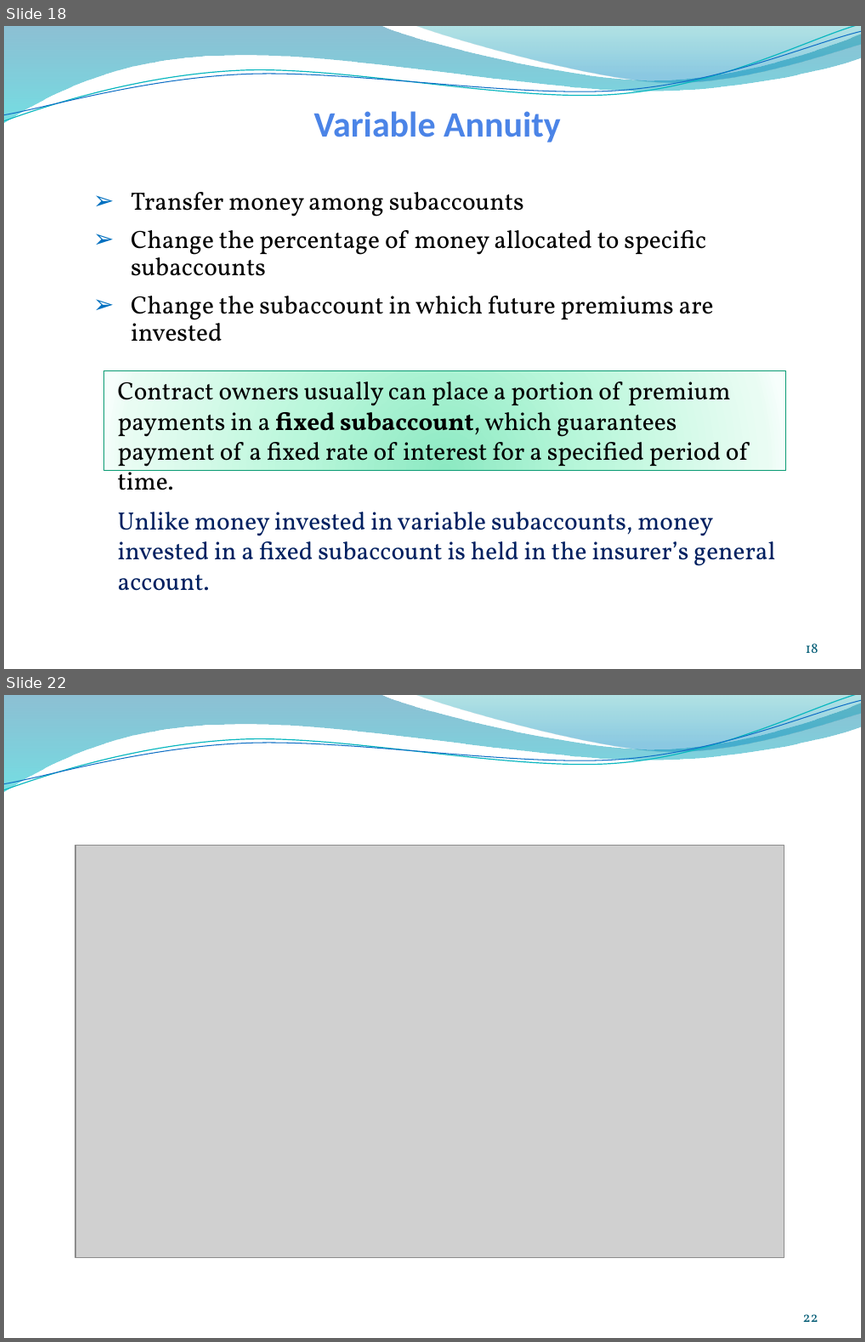
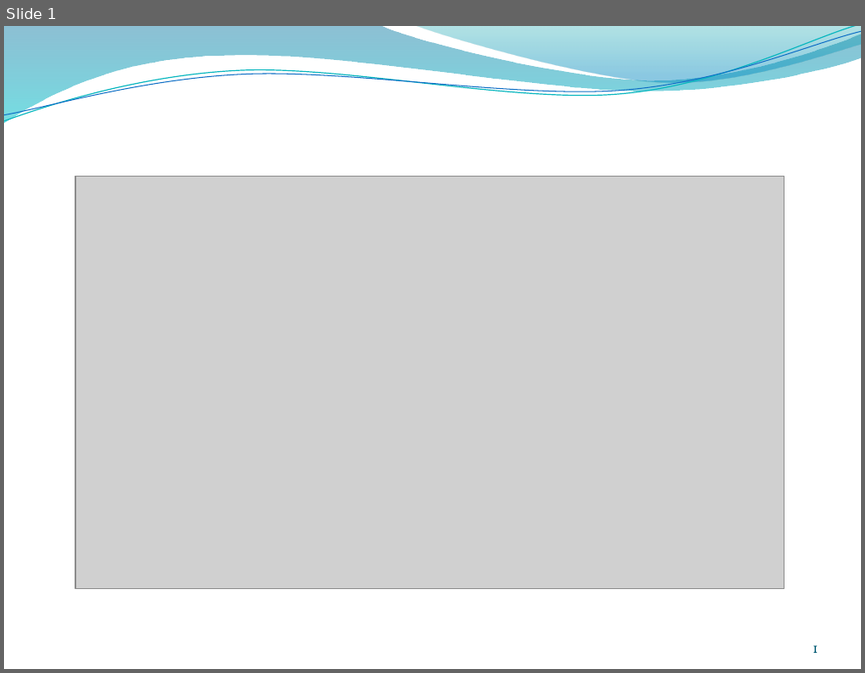
Before and after one commit to chandankrprasad/test, a slide deck: Annuities Sessions/Annuities - Session I.pptx. Shown one above the other, each under a label of ours: slides 18 and 22 before the commit, slide 1 after it; the slides between them are not shown. The pictures are 865x1342 and 865x673 pixels, drawn with LibreOffice and Linux fonts; fonts in the diff are those of the drawing; grey boxes stand for pictures; background and template pictures are left out. Boxes give left, top, right and bottom in pixels: in the first picture for what was removed or moved away, otherwise in the second. Text is boxed around its words. In the diff, an @@ line names an element or a change of style, - is before the commit and + after.

```diff
--- a/Annuities Sessions/Annuities - Session I.pptx
+++ b/Annuities Sessions/Annuities - Session I.pptx
@@ slide 18 removed at (4,26,861,669), background picture (left out); not listed: 4 template elements that a slide beside it also shows @@
@@ text removed at (314,111,561,142) @@
-Variable Annuity
@@ text removed at (131,192,714,341) @@
-➢ Transfer money among subaccounts
-➢ Change the percentage of money allocated to specific subaccounts
-➢ Change the subaccount in which future premiums are invested
@@ rectangle removed at (104,370,786,470) @@
-Contract owners usually can place a portion of premium payments in a fixed subaccount, which guarantees payment of a fixed rate of interest for a specified period of time.
@@ text removed at (118,511,775,590) @@
-Unlike money invested in variable subaccounts, money invested in a fixed subaccount is held in the insurer’s general account.
@@ page number removed at (806,643,818,652) @@
-18
@@ what was slide 22 is now slide 1 @@
@@ page number at (812,645,818,652): text changed @@
-22
+1
```
Also in this commit, not shown: 20 other slides removed.
